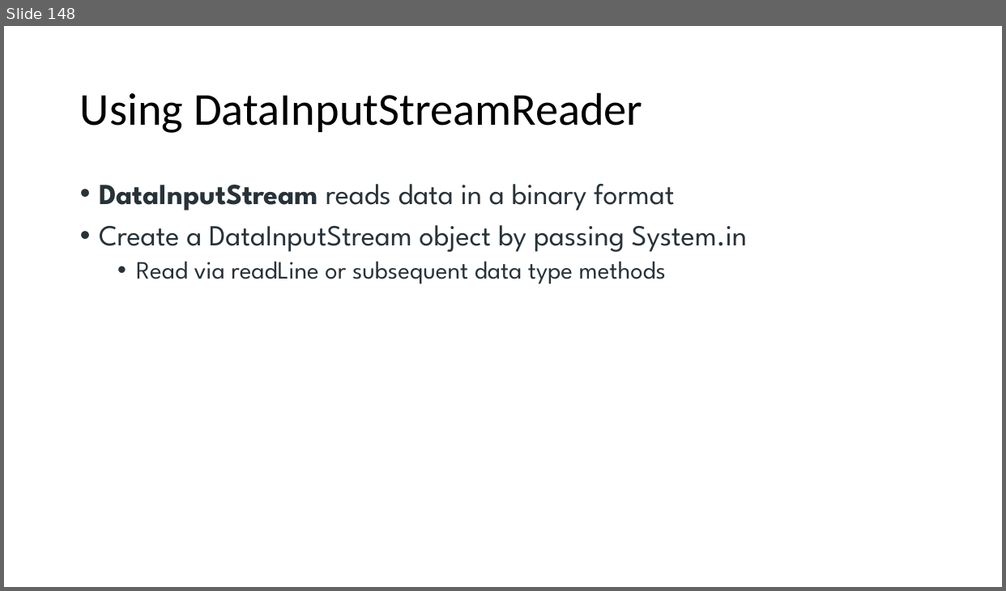
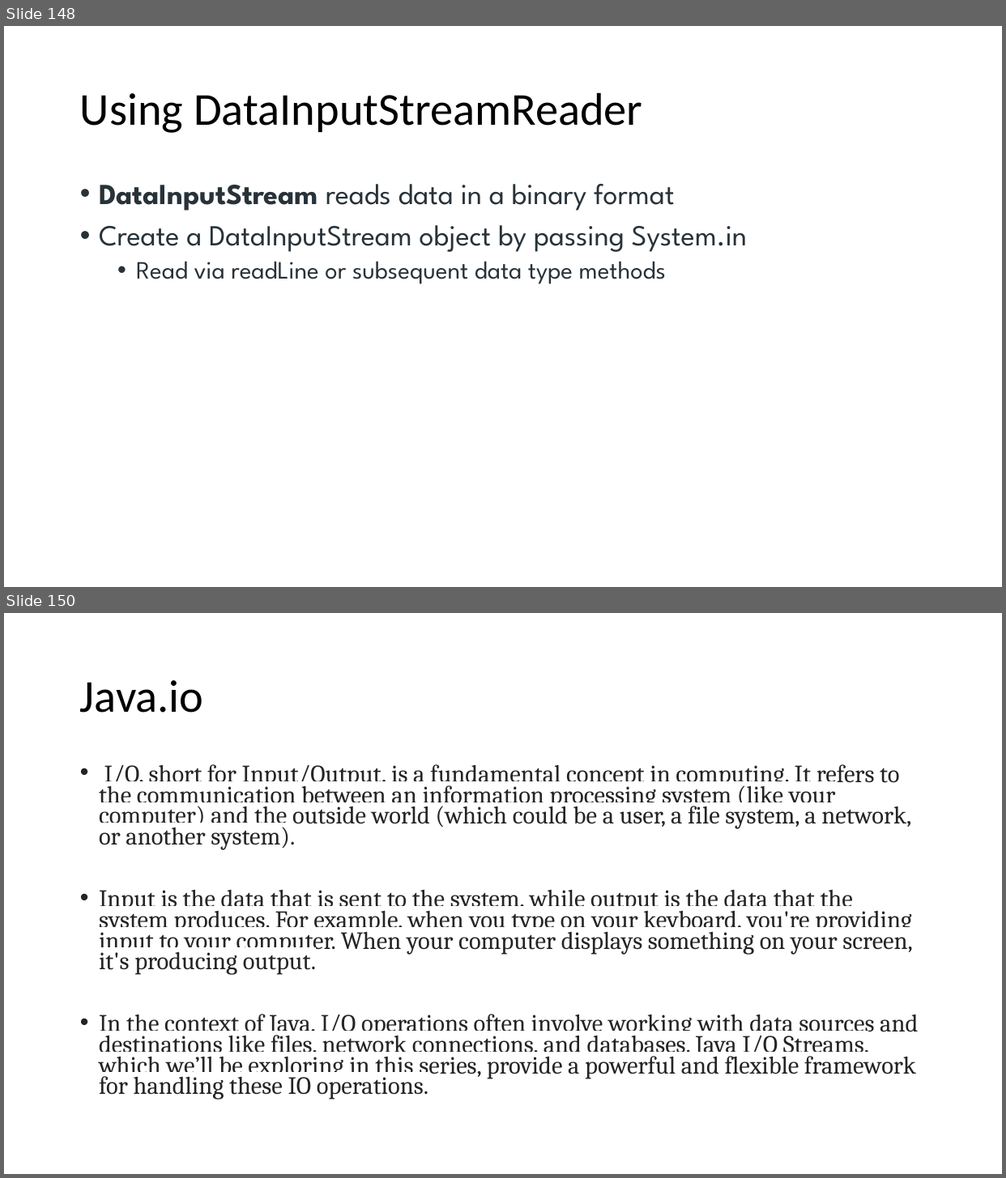
Before and after one commit to maddireddy/Core-Java, a slide deck: Notes/Core_Java.pptx. Shown one above the other, each under a label of ours: slide 148 before the commit, slides 148 and 150 after it; the slides between them are not shown. The pictures are 1006x591 and 1006x1178 pixels, drawn with LibreOffice and Linux fonts; fonts in the diff are those of the drawing. Boxes give left, top, right and bottom in pixels: in the first picture for what was removed or moved away, otherwise in the second. Text is boxed around its words. In the diff, an @@ line names an element or a change of style, - is before the commit and + after.

```diff
--- a/Notes/Core_Java.pptx
+++ b/Notes/Core_Java.pptx
@@ slide 150 added at [4, 613, 1002, 1174], background #FFFFFF @@
@@ title added at [80, 680, 204, 713], 44 pt, text #000000 @@
+Java.io
@@ text added at [99, 764, 918, 1100], 23.8 pt, text #242424 @@
+• I/O, short for Input/Output, is a fundamental concept in computing. It refers to the communication between an information processing system (like your computer) and the outside world (which could be a user, a file system, a network, or another system).
+• Input is the data that is sent to the system, while output is the data that the system produces. For example, when you type on your keyboard, you're providing input to your computer. When your computer displays something on your screen, it's producing output.
+• In the context of Java, I/O operations often involve working with data sources and destinations like files, network connections, and databases. Java I/O Streams, which we’ll be exploring in this series, provide a powerful and flexible framework for handling these IO operations.
```
Also in this commit, not shown: 30 other slides added, 51 other files.
